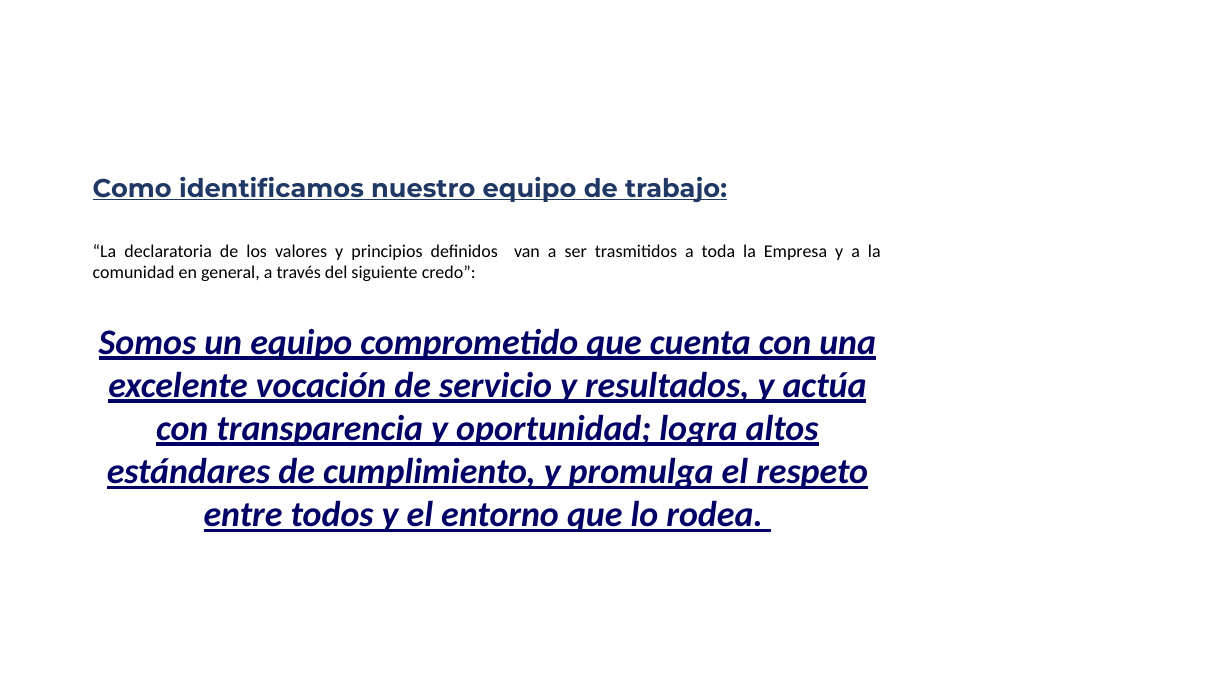
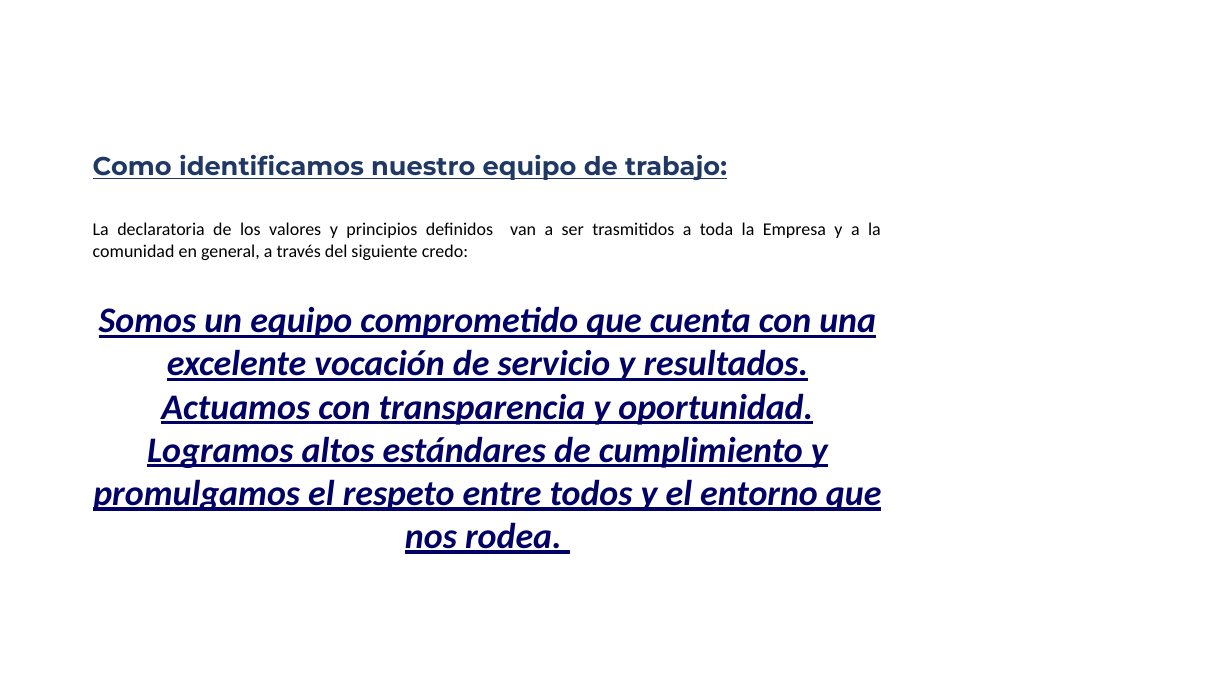
Before and after one commit to anthourrego/intranet, a slide deck: slide 14 of documentos/pres.pptx. Drawn at 1232x693 pixels with LibreOffice and Linux fonts; fonts in the diff are those of the drawing; background and template pictures are left out. Boxes give left, top, right and bottom in pixels: in the first picture for what was removed or moved away, otherwise in the second. Text is boxed around its words. In the diff, an @@ line names an element or a change of style, - is before the commit and + after.

```diff
--- a/documentos/pres.pptx
+++ b/documentos/pres.pptx
@@ text "Como identificamos nuestro equipo de ...": place and size @@
-text "Como identificamos nuestro equipo de ..." at [93, 177, 881, 532]
+text "Como identificamos nuestro equipo de ..." at [93, 155, 881, 554]
@@ text at [93, 222, 881, 554]: text changed @@
-“La declaratoria de los valores y principios definidos van a ser trasmitidos a toda la Empresa y a la comunidad en general, a través del siguiente credo”:
-Somos un equipo comprometido que cuenta con una excelente vocación de servicio y resultados, y actúa con transparencia y oportunidad; logra altos estándares de cumplimiento, y promulga el respeto entre todos y el entorno que lo rodea.
+La declaratoria de los valores y principios definidos van a ser trasmitidos a toda la Empresa y a la comunidad en general, a través del siguiente credo:
+Somos un equipo comprometido que cuenta con una excelente vocación de servicio y resultados. Actuamos con transparencia y oportunidad. Logramos altos estándares de cumplimiento y promulgamos el respeto entre todos y el entorno que nos rodea.
```
Also in this commit, not shown: 8 other slides changed, 6 other files.
